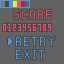
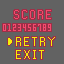
Layer changes from the first 64x64 image to the second:
painted on "Numbers" over [2,23,52,32]
painted on "arrow" over [7,37,13,46]
painted on "Score" over [13,9,52,20]
hid "Palette" over [0,0,30,8]
painted on "EXIT" over [15,49,45,60]
painted on "Retry" over [15,36,56,47]
